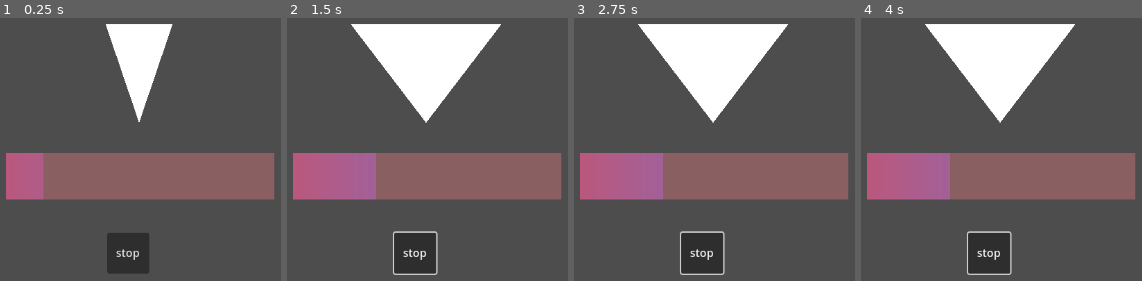
Above: before the commit, frames 1-4 (left to right).
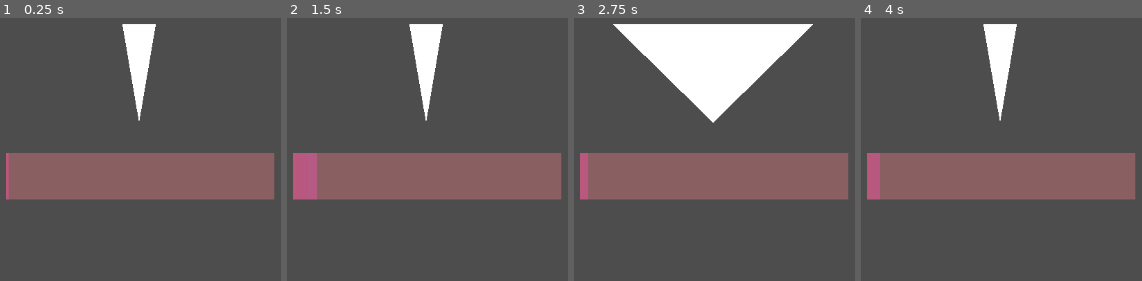
Above: after the commit, the same moments.

Repository: 21Staceye/CookieGame
Game: Godot game, scene res://test_erin/Scenes/poseMeter.tscn
Same seed, same stepped clock (60 frames per second), same inputs: the game is played once before the commit and once after it. The project has no main scene, so this scene is started directly.
Inputs (mouse positions are in pixels of both pictures, inside the frame that each line leads up to):
- Up to frame 1 (0.25 s): no input
- Up to frame 2 (1.5 s): click (416, 252) at 0.5 s, where only the run before the commit has a clickable "stop"; move the mouse to (outside the picture) at 1.27 s; hold D (Forward) from 1.28 s (still down); tap B (BalancePos, bound only after the commit) at 1.35 s; click (outside the picture) at 1.42 s
- Up to frame 3 (2.75 s): tap Space (Jump) at 1.52, 2.27 s; tap S (StandPos, bound only after the commit) at 1.55, 2.1 s; tap Enter at 2 s; move the mouse to (outside the picture) at 2.02 s; release D (Forward) at 2.03 s; hold A (Back) from 2.03 s (still down); tap T (TipToesPos, bound only after the commit) at 2.3 s
- Up to frame 4 (4 s): tap Space (Jump) at 2.75, 3.77 s; move the mouse to (1091, 110) at 2.77 s; release A (Back) at 2.78 s; hold D (Forward) from 2.78 s (still down); tap T (TipToesPos, bound only after the commit) at 2.85 s; tap B (BalancePos, bound only after the commit) at 3.05, 3.6 s; tap Enter at 3.5 s; move the mouse to (outside the picture) at 3.52 s; click (outside the picture) at 3.67 s; tap S (StandPos, bound only after the commit) at 3.8 s

The runs differ from the first frame. In frame 1, 6.7% of the frame differs, in the area x 3-62%, y 2-97%; in frame 2, 14%; in frame 3, 11%; in frame 4, 15%, in the area x 6-77%, y 2-98%.

Commit message:
more for the posing game

Diff:
--- a/cookegame/project.godot
+++ b/cookegame/project.godot
@@ -31,3 +31,22 @@
 "events": [Object(InputEventKey,"resource_local_to_scene":false,"resource_name":"","device":-1,"window_id":0,"alt_press …(191 unchanged characters)…
 ]
 }
+goBck={
+"deadzone": 0.2,
+"events": []
+}
+StandPos={
+"deadzone": 0.2,
+"events": [Object(InputEventKey,"resource_local_to_scene":false,"resource_name":"","device":-1,"window_id":0,"alt_pressed":false,"shift_pressed":false,"ctrl_pressed":false,"meta_pressed":false,"pressed":false,"keycode":0,"physical_keycode":83,"key_label":0,"unicode":115,"location":0,"echo":false,"script":null)
+]
+}
+TipToesPos={
+"deadzone": 0.2,
+"events": [Object(InputEventKey,"resource_local_to_scene":false,"resource_name":"","device":-1,"window_id":0,"alt_pressed":false,"shift_pressed":false,"ctrl_pressed":false,"meta_pressed":false,"pressed":false,"keycode":0,"physical_keycode":84,"key_label":0,"unicode":116,"location":0,"echo":false,"script":null)
+]
+}
+BalancePos={
+"deadzone": 0.2,
+"events": [Object(InputEventKey,"resource_local_to_scene":false,"resource_name":"","device":-1,"window_id":0,"alt_pressed":false,"shift_pressed":false,"ctrl_pressed":false,"meta_pressed":false,"pressed":false,"keycode":0,"physical_keycode":66,"key_label":0,"unicode":98,"location":0,"echo":false,"script":null)
+]
+}
--- a/cookegame/test_erin/Scenes/poseMeter.tscn
+++ b/cookegame/test_erin/Scenes/poseMeter.tscn
@@ -50,22 +50,7 @@
 
 [node name="Timer" type="Timer" parent="."]
 wait_time = 5.0
-one_shot = true
 autostart = true
-
-[node name="Button" type="Button" parent="."]
-layout_mode = 1
-anchors_preset = -1
-anchor_left = 0.449
-anchor_top = 0.573
-anchor_right = 0.5
-anchor_bottom = 0.655
-offset_left = -0.330017
-offset_top = -2.78601
-offset_right = 0.530029
-offset_bottom = 0.261963
-action_mode = 0
-text = "stop"
 
 [node name="triMov" type="MeshInstance2D" parent="."]
 position = Vector2(571, 158)
@@ -74,4 +59,3 @@
 
 [connection signal="value_changed" from="PoseMeterr" to="." method="_on_pose_meterr_value_changed"]
 [connection signal="timeout" from="Timer" to="." method="_on_timer_timeout"]
-[connection signal="pressed" from="Button" to="." method="_on_button_pressed"]
--- /dev/null
+++ b/cookegame/test_erin/Scenes/sugarCookieMini.tscn
@@ -0,0 +1,11 @@
+[gd_scene load_steps=2 format=3 uid="uid://dgweijhh32kgv"]
+
+[ext_resource type="PackedScene" uid="uid://ccrkr1loubx6f" path="res://test_erin/Scenes/poseMeter.tscn" id="1_q2jvn"]
+
+[node name="SugarCookieMini" type="Node3D"]
+
+[node name="PoseMeter" parent="." instance=ExtResource("1_q2jvn")]
+offset_left = 1.0
+offset_top = 1.0
+
+[editable path="PoseMeter"]
--- a/cookegame/test_erin/scripts/pose_meter.gd
+++ b/cookegame/test_erin/scripts/pose_meter.gd
@@ -8,51 +8,53 @@
 var max = 1.2
 var maxRe = true
 var minRe = false
+var poseNum = 0
+var arraySteps = ["BalancePos","StandPos", "TipToesPos"]
+var goal = arraySteps.pick_random()
 func _process(delta):
 	$triMov.mesh.size.x = valueSize
 	# for the temp poses
-	if max == valueSize and stop == false:
-		maxRe = false
-		minRe = true
-		valueSize-=0.1
-	if valueSize == 0.4 and stop == false:
-		minRe = false
-		maxRe = true
-		valueSize+=0.1
-	if minRe == true and stop == false:
-		valueSize-=0.1
-	if maxRe == true and stop == false:
-		valueSize+=0.1
+	if goal == "BalancePos":
+		valueSize = 1.2
+	if goal == "StandPos":
+		valueSize = 0.5
+	if goal == "TipToesPos":
+		valueSize = 0.2
+	if Input.is_action_just_pressed(goal):
+			stop = true
+			poseNum+=1
+			stop = false
+			value = 0
+			$PoseMeterr.value = 0
+			goal = arraySteps.pick_random()
+	if poseNum >= 3:
+		print("won")
+		stop = true
 
 
-	if stop == true:
-		pass
 	# pose metter
 	if timerOut == false or stop == false:
 		if reached == false and stop == false:
 			# pose metter
 			$PoseMeterr.value = value
-			value+=1
+			value+=0.1
 		if value == 99:
-			reached = true
+			stop = true
 
-
-		if reached == true and stop == false:
-			$PoseMeterr.value = value
-			value-=1
-			if value == 0:
-				reached = false
 
 
 
 func _on_timer_timeout():
+	#time out for losing the mini game
 	timerOut = true
 	stop = true
 	failed = true
+	print("failed")
 
 
 func _on_button_pressed():
 	#stops the metter
+	print("stop")
 	$Timer.paused = true
 	stop = true
 	value = value
